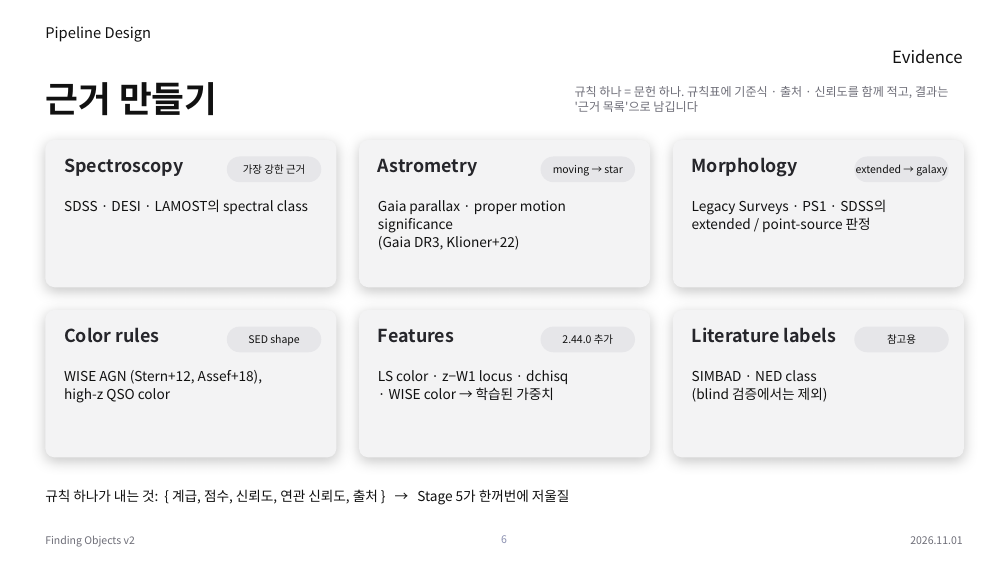
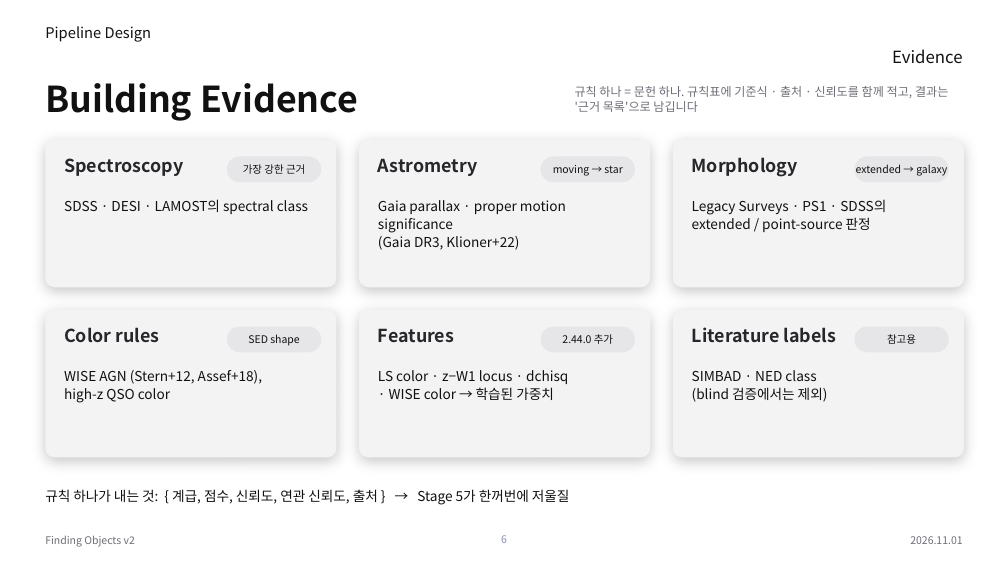
Before and after one commit to Pinchpeach/Finding_objects, a slide deck: slide 6 of v2/document/PIPELINE_STACK_v2.44.0.pptx. Drawn at 1008x567 pixels with LibreOffice and Linux fonts; fonts in the diff are those of the drawing. Boxes give left, top, right and bottom in pixels: in the first picture for what was removed or moved away, otherwise in the second. Text is boxed around its words. In the diff, an @@ line names an element or a change of style, - is before the commit and + after.

```diff
--- a/v2/document/PIPELINE_STACK_v2.44.0.pptx
+++ b/v2/document/PIPELINE_STACK_v2.44.0.pptx
@@ title at box(45, 83, 358, 121): text changed @@
-근거 만들기
+Building Evidence
```
Also in this commit, not shown: 11 other slides changed, 1 other file.
